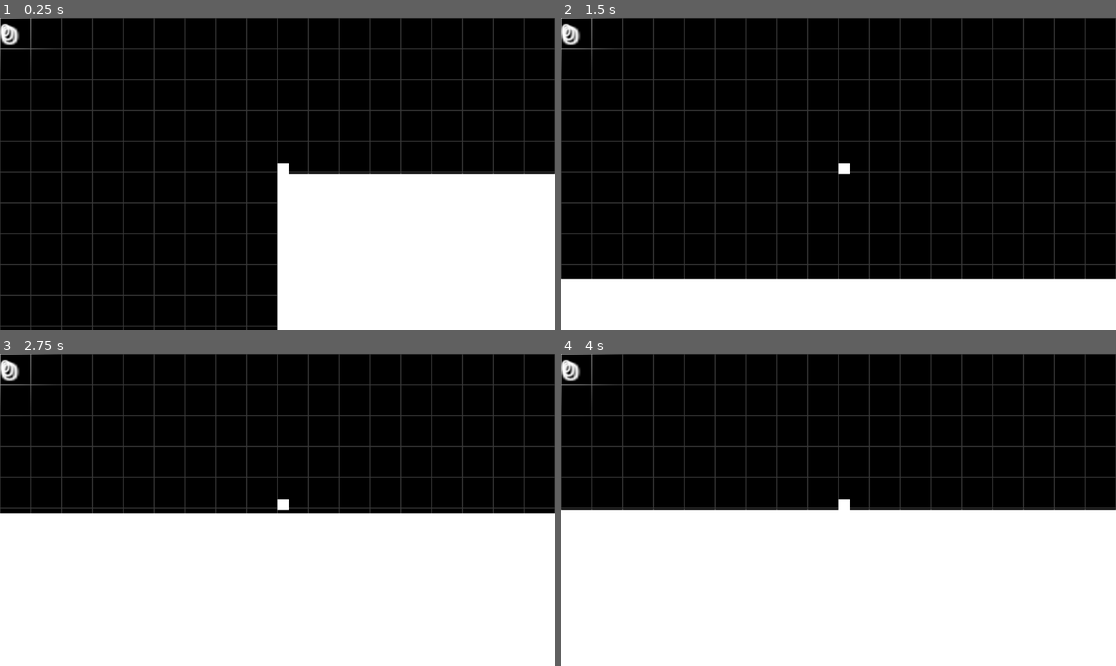
Above: before the commit, frames 1-4 (two rows, left to right).
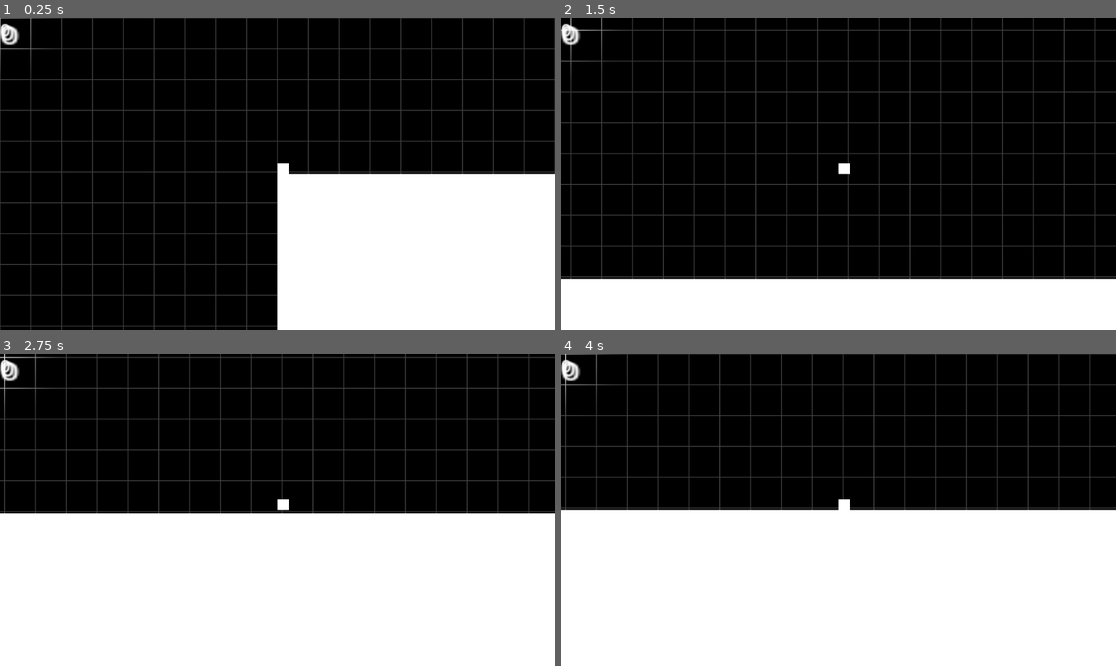
Above: after the commit, the same moments.

Repository: Lueegee1/Skr-t-Kast-Spil
Game: Godot game, scene res://main/root.tscn
The game is run twice, just before and just after one commit, with the same random seed, the same clock (stepped at 60 frames per second) and the same inputs.
Inputs:
- Up to frame 1 (0.25 s): no input
- Up to frame 2 (1.5 s): tap Enter at 0.5 s
- Up to frame 3 (2.75 s): no input
- Up to frame 4 (4 s): no input

The runs differ from the first frame. In frame 1, less than 0.1% of the frame differs, in the area x 0-6%, y 0-1%; in frame 2, 9.8%, in the area x 0-100%, y 0-84%; in frame 3, 6.3%; in frame 4, 3.0%.

Commit message:
BACKGROUND

Diff:
--- a/main/Background.gd
+++ b/main/Background.gd
@@ -1,11 +1,12 @@
-extends TextureRect
+extends ColorRect
 
+@onready var grid = $"."
+@onready var ball = $"../../LaunchSite/RigidBody2D"
+@onready var camera = $"../../UI/Camera2D"
 
-#Called when the node enters the scene tree for the first time.
-func _ready() -> void:
-	pass # Replace with function body.
+func _process(_delta):
+	var mat = grid.material as ShaderMaterial
 
-
-# Called every frame. 'delta' is the elapsed time since the previous frame.
-func _process(delta: float) -> void:
-	pass
+	# Pass ball position and camera offset to shader
+	mat.set_shader_parameter("ball_position", ball.global_position)
+	mat.set_shader_parameter("world_offset", camera.get_screen_center_position() - camera.offset)
--- a/main/main.tscn
+++ b/main/main.tscn
@@ -1,7 +1,8 @@
-[gd_scene load_steps=10 format=3 uid="uid://pmrbuelgkrua"]
+[gd_scene load_steps=11 format=3 uid="uid://pmrbuelgkrua"]
 
 [ext_resource type="Script" uid="uid://dskg7hx4b5lr" path="res://main/Ui_And_Mainscript.gd" id="1_53q0u"]
-[ext_resource type="Shader" uid="uid://cmuql23wsbunt" path="res://main/BackgroundShader.gdshader" id="2_kfbq2"]
+[ext_resource type="Script" uid="uid://bah7bqvk6ivwr" path="res://main/Background.gd" id="2_3wy1v"]
+[ext_resource type="Shader" uid="uid://bo8l0sgsycmsd" path="res://main/BackgroundShader.gdshader" id="2_kfbq2"]
 [ext_resource type="Script" uid="uid://c1vagnp7y22hl" path="res://main/BallMechanics.gd" id="2_pjrb6"]
 [ext_resource type="Script" uid="uid://dxurlyfv61set" path="res://main/Ground.gd" id="3_xwkvk"]
 [ext_resource type="Script" uid="uid://ede05gusyuy4" path="res://main/GroundCollision.gd" id="4_c651c"]
@@ -16,6 +17,7 @@
 shader = ExtResource("2_kfbq2")
 shader_parameter/grid_size = Vector2(64, 64)
 shader_parameter/line_thickness = 1.5
+shader_parameter/world_offset = Vector2(0, 0)
 shader_parameter/ball_position = Vector2(0, 0)
 shader_parameter/light_radius = 150.0
 script = SubResource("GDScript_3wy1v")
@@ -104,6 +106,7 @@
 offset_top = -1209.0
 offset_right = 3467.0
 offset_bottom = 782.0
+script = ExtResource("2_3wy1v")
 
 [node name="Test solid" type="StaticBody2D" parent="."]
 script = ExtResource("4_c651c")
